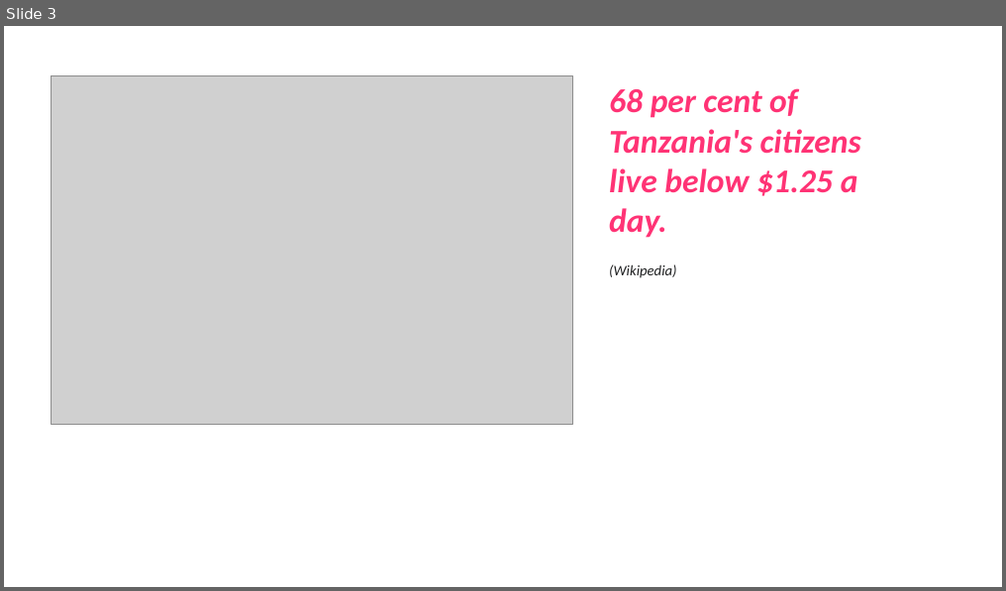
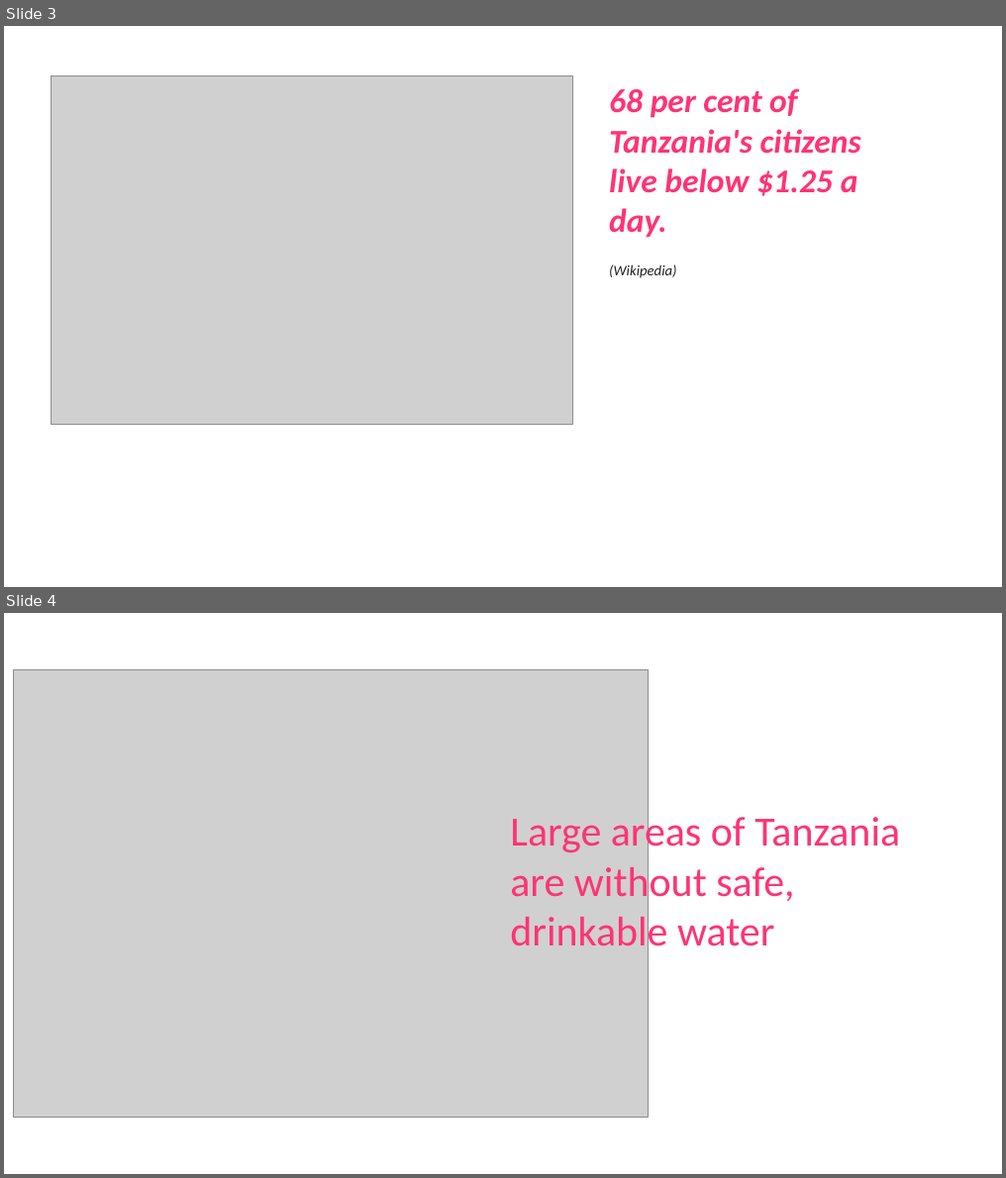
Before and after one commit to RavenNHW/Mod_3_Project, a slide deck: Presentation.pptx. Shown one above the other, each under a label of ours: slide 3 before the commit, slides 3 and 4 after it. The pictures are 1006x591 and 1006x1178 pixels, drawn with LibreOffice and Linux fonts; fonts in the diff are those of the drawing; grey boxes stand for pictures. Boxes give left, top, right and bottom in pixels: in the first picture for what was removed or moved away, otherwise in the second. Text is boxed around its words. In the diff, an @@ line names an element or a change of style, - is before the commit and + after.

```diff
--- a/Presentation.pptx
+++ b/Presentation.pptx
@@ slide 4 added at box(4, 613, 1002, 1174), background #FFFFFF @@
@@ picture added at box(14, 669, 648, 1118) @@
@@ text added at box(510, 812, 900, 956), 40 pt, text #FF3375 @@
+Large areas of Tanzania
+are without safe,
+drinkable water
```
Also in this commit, not shown: 1 slide changed, 1 slide removed, 1 other file.
